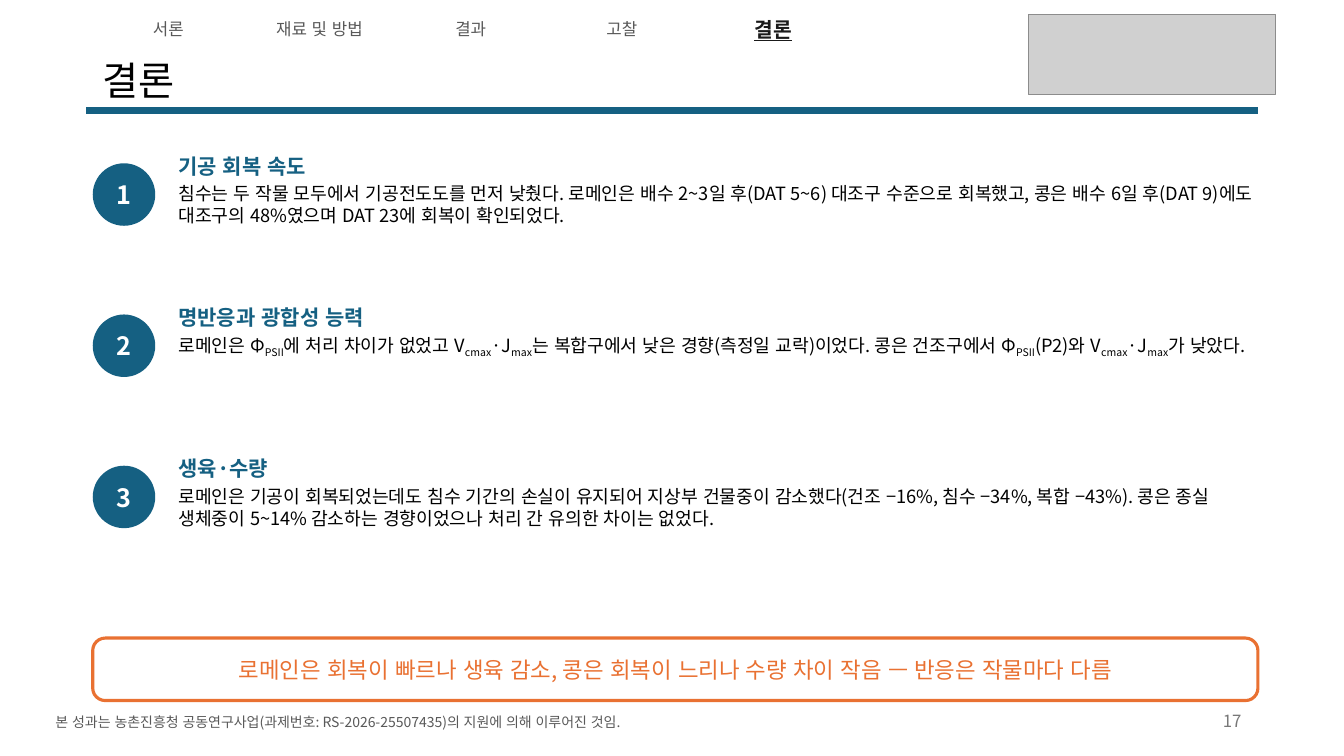
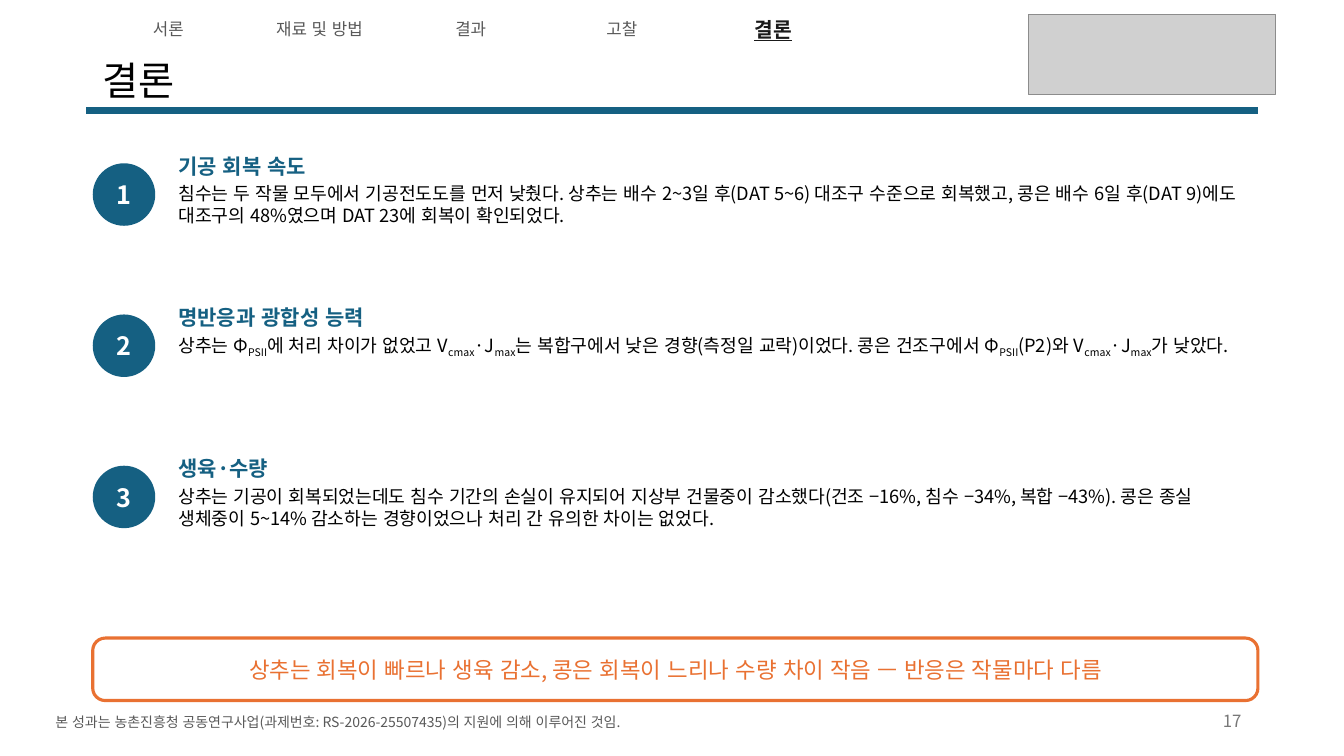
Before and after one commit to YunJM20/-, a slide deck: slide 17 of 구두발표_콩vs로메인상추_v6.pptx. Drawn at 1344x756 pixels with LibreOffice and Linux fonts; fonts in the diff are those of the drawing; grey boxes stand for pictures. Boxes give left, top, right and bottom in pixels: in the first picture for what was removed or moved away, otherwise in the second. Text is boxed around its words. In the diff, an @@ line names an element or a change of style, - is before the commit and + after.

```diff
--- a/구두발표_콩vs로메인상추_v6.pptx
+++ b/구두발표_콩vs로메인상추_v6.pptx
@@ text at (178,185,1236,224): text changed @@
-침수는 두 작물 모두에서 기공전도도를 먼저 낮췄다. 로메인은 배수 2~3일 후(DAT 5~6) 대조구 수준으로 회복했고, 콩은 배수 6일 후(DAT 9)에도 대조구의 48%였으며 DAT 23에 회복이 확인되었다.
+침수는 두 작물 모두에서 기공전도도를 먼저 낮췄다. 상추는 배수 2~3일 후(DAT 5~6) 대조구 수준으로 회복했고, 콩은 배수 6일 후(DAT 9)에도 대조구의 48%였으며 DAT 23에 회복이 확인되었다.
@@ text at (178,336,1229,356): text changed @@
-로메인은 ΦPSII에 처리 차이가 없었고 Vcmax·Jmax는 복합구에서 낮은 경향(측정일 교락)이었다. 콩은 건조구에서 ΦPSII(P2)와 Vcmax·Jmax가 낮았다.
+상추는 ΦPSII에 처리 차이가 없었고 Vcmax·Jmax는 복합구에서 낮은 경향(측정일 교락)이었다. 콩은 건조구에서 ΦPSII(P2)와 Vcmax·Jmax가 낮았다.
@@ text at (178,487,1192,527): text changed @@
-로메인은 기공이 회복되었는데도 침수 기간의 손실이 유지되어 지상부 건물중이 감소했다(건조 −16%, 침수 −34%, 복합 −43%). 콩은 종실 생체중이 5~14% 감소하는 경향이었으나 처리 간 유의한 차이는 없었다.
+상추는 기공이 회복되었는데도 침수 기간의 손실이 유지되어 지상부 건물중이 감소했다(건조 −16%, 침수 −34%, 복합 −43%). 콩은 종실 생체중이 5~14% 감소하는 경향이었으나 처리 간 유의한 차이는 없었다.
@@ text in rounded rectangle at (249,659,1101,682): text changed @@
-로메인은 회복이 빠르나 생육 감소, 콩은 회복이 느리나 수량 차이 작음 — 반응은 작물마다 다름
+상추는 회복이 빠르나 생육 감소, 콩은 회복이 느리나 수량 차이 작음 — 반응은 작물마다 다름
```
Also in this commit, not shown: 21 other slides changed.
